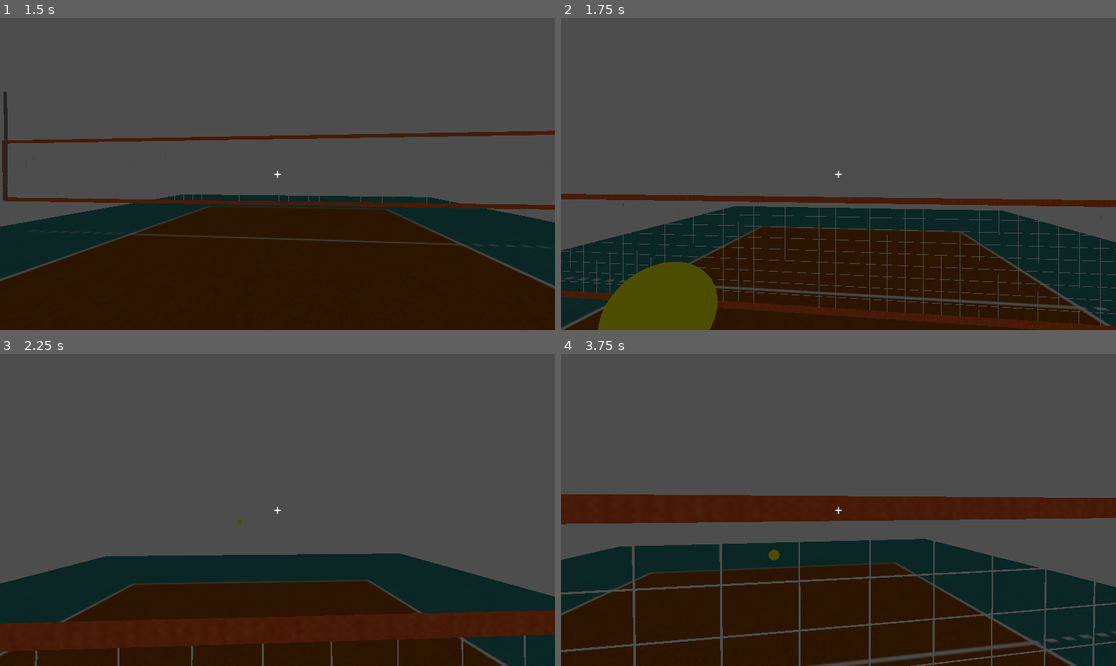
Above: before the commit, frames 1-4 (two rows, left to right).
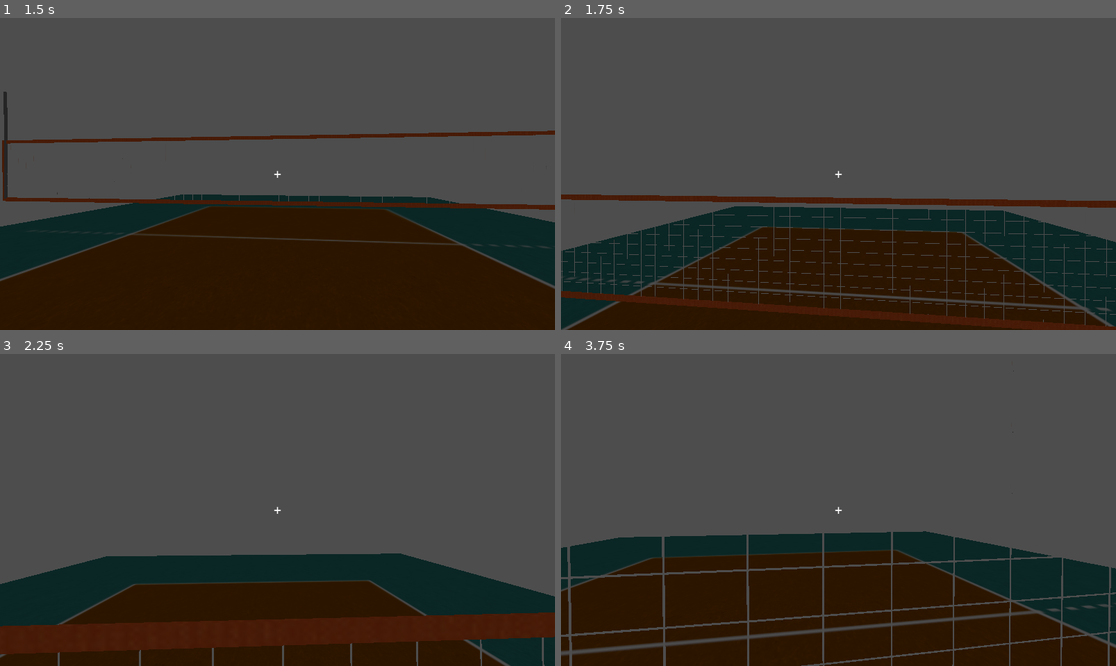
Above: after the commit, the same moments.

Repository: Mcaldas11/VolleyBox
Game: Godot game, scene res://volleyball/scene.tscn
Same seed, same stepped clock (60 frames per second), same inputs: the game is played once before the commit and once after it.
Inputs (mouse positions are in pixels of both pictures, inside the frame that each line leads up to):
- Up to frame 1 (1.5 s): tap Enter (ui_accept) at 0.5, 0.77 s; move the mouse to (305, 174) at 0.52 s; press the mouse at (305, 174) at 0.53 s; hold W (ui_up) from 0.53 s (still down); tap G (spawn_ball) at 0.8, 1.35 s; move the mouse to (249, 174) at 1.27 s; release the mouse at (249, 174) at 1.28 s
- Up to frame 2 (1.75 s): keep holding W (ui_up); tap Enter (ui_accept) at 1.52 s; click (810, 174) at 1.55 s
- Up to frame 3 (2.25 s): keep holding W (ui_up); move the mouse to (288, 503) at 2.02 s; press the mouse at (288, 503) at 2.03 s
- Up to frame 4 (3.75 s): keep holding W (ui_up); tap G (spawn_ball) at 2.3, 2.85 s; tap Enter (ui_accept) at 2.75, 3.02 s; move the mouse to (832, 516) at 2.77 s; release the mouse at (832, 516) at 2.78 s; click (832, 516) at 3.05 s; move the mouse to (877, 513) at 3.52 s; hold G (spawn_ball) from 3.53 s (still down); tap Keypad Enter at 3.6 s

Frame 1 is identical in both runs. In frame 2, 8.0% of the frame differs, in the area x 0-100%, y 56-100%; in frame 3, 2.3%; in frame 4, 23%, in the area x 0-100%, y 5-100%.

Commit message:
Add crosshair UI, hitbox and ball hit logic
Player: add a HitBox Area reference, use global_position for spawned balls, and require ball to be inside the hitbox before applying impulse; extract ball-in-hitbox check to ball_is_in_hitbox(); minor input/comment cleanup and movement/gravity handling tweaks. Scenes: add a HitBox Area (SphereShape) to the player scene; add CrossHair UI (CrossHair.gd + uid) and instantiate it in the volleyball scene with a PowerBar and label for displaying power. Volleyball scene: register the CrossHair script, reorder/instantiate the Player, expand and reposition several collision boxes, and add a ceiling collision shape. These changes enable UI feedback for power and enforce proximity-based ball hitting.

Diff:
--- a/volley-box/Player/Script_Player/player.gd
+++ b/volley-box/Player/Script_Player/player.gd
@@ -3,7 +3,6 @@
 @export var speed = 6.0
 @export var jump_velocity = 4.5
 @export var mouse_sensitivity = 0.002
-
 @export var ball_scene: PackedScene
 
 var gravity = ProjectSettings.get_setting("physics/3d/default_gravity")
@@ -11,6 +10,7 @@
 
 @onready var camera_pivot = $CameraPivot
 @onready var camera = $CameraPivot/Camera3D
+@onready var hitbox = $HitBox
 
 var current_ball = null
 
@@ -21,7 +21,7 @@
 
 func _input(event):
 
-	# MOVIMENTO DO RATO
+	# RATO
 	if event is InputEventMouseMotion:
 
 		rotate_y(-event.relative.x * mouse_sensitivity)
@@ -32,7 +32,7 @@
 		camera_pivot.rotation.x = camera_x_rotation
 
 
-	# SPAWNAR BOLA COM G
+	# SPAWN BALL
 	if event.is_action_pressed("spawn_ball"):
 
 		if current_ball == null:
@@ -41,50 +41,60 @@
 
 			get_tree().current_scene.add_child(current_ball)
 
-			# spawn 4 metros acima do player
-			current_ball.global_transform.origin = global_transform.origin + Vector3(0, 4, 0)
+			current_ball.global_position = global_position + Vector3(0,4,0)
 
-
-			# detectar quando a bola é apagada
 			current_ball.tree_exited.connect(_on_ball_deleted)
 
 
-	# REMATAR COM BOTÃO ESQUERDO
+	# HIT BALL
 	if event.is_action_pressed("hit_ball"):
 
-		if current_ball != null:
+		if current_ball != null and ball_is_in_hitbox():
 
 			var direction = -camera.global_transform.basis.z
 
 			current_ball.apply_central_impulse(direction * 12.0)
 
+			print("Remate válido")
+
+
+func ball_is_in_hitbox():
+
+	var bodies = hitbox.get_overlapping_bodies()
+
+	for body in bodies:
+
+		if body == current_ball:
+			return true
+
+	return false
 
 
 func _physics_process(delta):
 
-	# gravidade
 	if not is_on_floor():
 		velocity.y -= gravity * delta
 
-	# salto
 	if Input.is_action_just_pressed("ui_accept") and is_on_floor():
 		velocity.y = jump_velocity
 
-	# movimento
 	var input_dir = Input.get_vector("ui_left", "ui_right", "ui_up", "ui_down")
+
 	var direction = (transform.basis * Vector3(input_dir.x, 0, input_dir.y)).normalized()
 
 	if direction:
+
 		velocity.x = direction.x * speed
 		velocity.z = direction.z * speed
+
 	else:
+
 		velocity.x = move_toward(velocity.x, 0, speed)
 		velocity.z = move_toward(velocity.z, 0, speed)
 
 	move_and_slide()
 
 
-# quando a bola desaparece
 func _on_ball_deleted():
 
 	current_ball = null
--- a/volley-box/Player/player.tscn
+++ b/volley-box/Player/player.tscn
@@ -6,11 +6,11 @@
 
 [sub_resource type="CapsuleMesh" id="CapsuleMesh_insbl"]
 
+[sub_resource type="SphereShape3D" id="SphereShape3D_l8h54"]
+radius = 2.0
+
 [node name="Player" type="CharacterBody3D"]
 script = ExtResource("1_674bt")
-speed = null
-jump_velocity = null
-mouse_sensitivity = null
 
 [node name="Collision" type="CollisionShape3D" parent="."]
 shape = SubResource("CapsuleShape3D_3mip4")
@@ -27,3 +27,8 @@
 
 [node name="SpawnPoint" type="Node3D" parent="."]
 transform = Transform3D(1, 0, 0, 0, 1, 0, 0, 0, 1, 0, -0.1164161, -0.6784137)
+
+[node name="HitBox" type="Area3D" parent="."]
+
+[node name="CollisionShape3D" type="CollisionShape3D" parent="HitBox"]
+shape = SubResource("SphereShape3D_l8h54")
--- /dev/null
+++ b/volley-box/volleyball/CrossHair.gd
@@ -0,0 +1,19 @@
+extends CanvasLayer
+
+@onready var power_bar = $PowerBar
+@onready var label = $Label
+
+
+func set_power(percent: float):
+
+	percent = clamp(percent, 0.0, 1.0)
+
+	power_bar.value = percent * 100
+
+	label.text = str(int(percent * 100)) + "%"
+
+
+func reset_power():
+
+	power_bar.value = 0
+	label.text = ""
--- a/volley-box/volleyball/scene.tscn
+++ b/volley-box/volleyball/scene.tscn
@@ -1,8 +1,9 @@
-[gd_scene load_steps=11 format=3 uid="uid://dl1rd8yq4viql"]
+[gd_scene load_steps=13 format=3 uid="uid://dl1rd8yq4viql"]
 
 [ext_resource type="PackedScene" uid="uid://bjmcqq1vwm3sw" path="res://volleyball/scene.gltf" id="1_r886b"]
 [ext_resource type="PackedScene" uid="uid://cjwa10xmt3sbl" path="res://Player/player.tscn" id="2_alxkw"]
 [ext_resource type="PackedScene" uid="uid://csnwley7mf18u" path="res://assets/ball/ball.tscn" id="3_alxkw"]
+[ext_resource type="Script" uid="uid://bsnj23n8e38ct" path="res://volleyball/CrossHair.gd" id="4_wedp3"]
 
 [sub_resource type="BoxShape3D" id="BoxShape3D_alxkw"]
 size = Vector3(9.000488, 1.0292969, 0.012084961)
@@ -22,10 +23,13 @@
 [sub_resource type="Environment" id="Environment_r886b"]
 
 [sub_resource type="BoxShape3D" id="BoxShape3D_wedp3"]
-size = Vector3(18.98407, 7.6748047, 0.09082031)
+size = Vector3(18.98407, 11.950195, 0.09082031)
 
 [sub_resource type="BoxShape3D" id="BoxShape3D_dfae8"]
-size = Vector3(0.24647167, 7.6280518, 31.015198)
+size = Vector3(0.24647167, 16.529915, 31.015198)
+
+[sub_resource type="BoxShape3D" id="BoxShape3D_fe1q0"]
+size = Vector3(19.432373, 0.27392578, 31.156773)
 
 [node name="Sketchfab_Scene" instance=ExtResource("1_r886b")]
 
@@ -61,14 +65,8 @@
 transform = Transform3D(1, 0, 0, 0, 1, 0, 0, 0, 1, -0.024425507, -0.12837218, -0.9748182)
 shape = SubResource("BoxShape3D_r886b")
 
-[node name="Player" parent="." index="1" instance=ExtResource("2_alxkw")]
-transform = Transform3D(1, 0, 0, 0, 1, 0, 0, 0, 1, 0, 0.96964526, 9.249031)
-speed = 6.0
-jump_velocity = 4.5
-mouse_sensitivity = 0.002
-ball_scene = ExtResource("3_alxkw")
-
-[node name="CrossHair" type="CanvasLayer" parent="." index="2"]
+[node name="CrossHair" type="CanvasLayer" parent="." index="1"]
+script = ExtResource("4_wedp3")
 
 [node name="Label" type="Label" parent="CrossHair" index="0"]
 anchors_preset = 8
@@ -84,6 +82,16 @@
 grow_vertical = 2
 theme_override_font_sizes/font_size = 28
 text = "+"
+
+[node name="PowerBar" type="TextureProgressBar" parent="CrossHair" index="1"]
+custom_minimum_size = Vector2(120, 120)
+offset_right = 40.0
+offset_bottom = 40.0
+fill_mode = 4
+
+[node name="Player" parent="." index="2" instance=ExtResource("2_alxkw")]
+transform = Transform3D(1, 0, 0, 0, 1, 0, 0, 0, 1, 0, 0.96964526, 9.249031)
+ball_scene = ExtResource("3_alxkw")
 
 [node name="Vareta1" type="Node3D" parent="." index="3"]
 transform = Transform3D(1, 0, 0, 0, 1, 0, 0, 0, 1, -12.194227, 0, 0)
@@ -102,28 +110,36 @@
 [node name="WorldEnvironment" type="WorldEnvironment" parent="." index="5"]
 environment = SubResource("Environment_r886b")
 
-[node name="parede costas" type="StaticBody3D" parent="." index="6"]
+[node name="parede1" type="StaticBody3D" parent="." index="6"]
+transform = Transform3D(1, 0, 0, 0, 1, 0, 0, 0, 1, 0, 2.43434, 0)
 
-[node name="CollisionShape3D" type="CollisionShape3D" parent="parede costas" index="0"]
+[node name="CollisionShape3D" type="CollisionShape3D" parent="parede1" index="0"]
 transform = Transform3D(1, 0, 0, 0, 1, 0, 0, 0, 1, -0.17495728, 3.3374023, 15.412125)
 shape = SubResource("BoxShape3D_wedp3")
 
-[node name="parede frente" type="StaticBody3D" parent="." index="7"]
+[node name="parede2" type="StaticBody3D" parent="." index="7"]
 transform = Transform3D(1, 0, 0, 0, 1, 0, 0, 0, 1, 0, 0, -30.917088)
 
-[node name="CollisionShape3D" type="CollisionShape3D" parent="parede frente" index="0"]
-transform = Transform3D(1, 0, 0, 0, 1, 0, 0, 0, 1, -0.17495728, 3.3374023, 15.412125)
+[node name="CollisionShape3D" type="CollisionShape3D" parent="parede2" index="0"]
+transform = Transform3D(1, 0, 0, 0, 1, 0, 0, 0, 1, -0.17495728, 5.4750977, 15.412125)
 shape = SubResource("BoxShape3D_wedp3")
 
 [node name="parede lateral" type="StaticBody3D" parent="." index="8"]
 
 [node name="CollisionShape3D" type="CollisionShape3D" parent="parede lateral" index="0"]
-transform = Transform3D(1, 0, 0, 0, 1, 0, 0, 0, 1, -9.7808075, 3.3140259, -0.06295776)
+transform = Transform3D(1, 0, 0, 0, 1, 0, 0, 0, 1, -9.7808075, 4.366493, -0.06295776)
 shape = SubResource("BoxShape3D_dfae8")
 
 [node name="parede lateral2" type="StaticBody3D" parent="." index="9"]
 transform = Transform3D(1, 0, 0, 0, 1, 0, 0, 0, 1, 19.085342, 0, 0)
 
 [node name="CollisionShape3D" type="CollisionShape3D" parent="parede lateral2" index="0"]
-transform = Transform3D(1, 0, 0, 0, 1, 0, 0, 0, 1, -9.7808075, 3.3140259, -0.06295776)
+transform = Transform3D(1, 0, 0, 0, 1, 0, 0, 0, 1, -9.781565, 6.6809998, -0.06071663)
 shape = SubResource("BoxShape3D_dfae8")
+
+[node name="teto" type="StaticBody3D" parent="." index="10"]
+transform = Transform3D(1, 0, 0, 0, 1, 0, 0, 0, 1, 0, 4.326491, 0)
+
+[node name="CollisionShape3D" type="CollisionShape3D" parent="teto" index="0"]
+transform = Transform3D(1, 0, 0, 0, 1, 0, 0, 0, 1, -0.21618652, 7.042816, 0.01955223)
+shape = SubResource("BoxShape3D_fe1q0")
Not shown: 1 places in volley-box/Player/player.tscn that only renumber resources
Not shown, added: volley-box/volleyball/CrossHair.gd.uid
